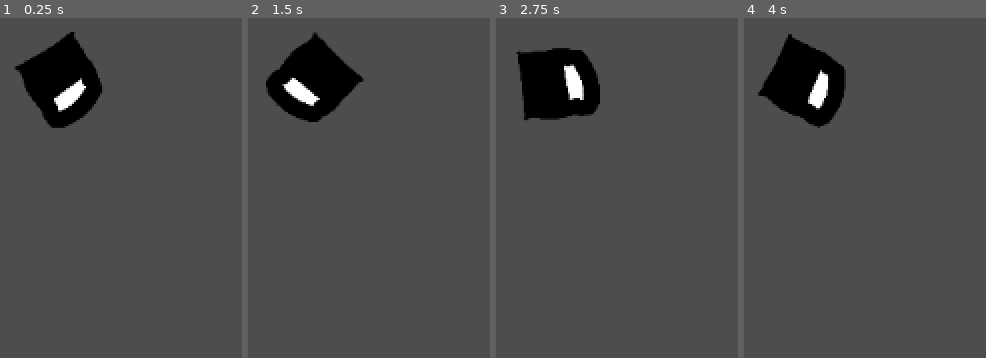
Above: before the commit, frames 1-4 (left to right).
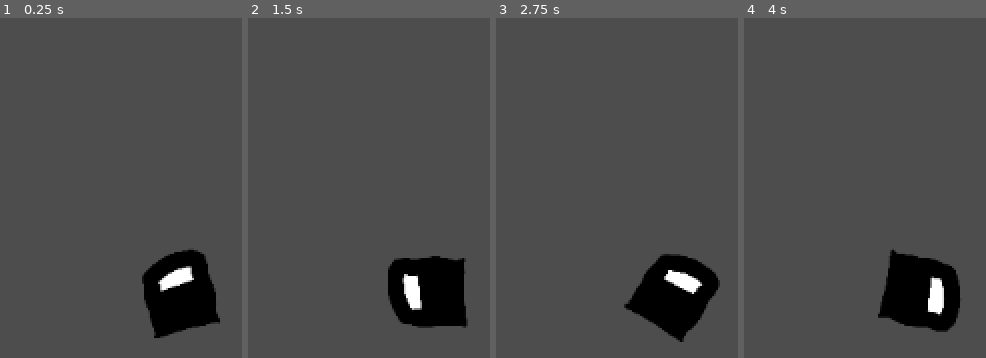
Above: after the commit, the same moments.

Repository: CarrascosaArnaud/jamegam39
Game: Godot game, scene res://scenes/world.tscn
Same seed, same stepped clock (60 frames per second), same inputs: the game is played once before the commit and once after it.
Inputs (mouse positions are in pixels of both pictures, inside the frame that each line leads up to):
- Up to frame 1 (0.25 s): no input
- Up to frame 2 (1.5 s): tap Enter at 0.5 s; move the mouse to (outside the picture) at 0.52 s; tap Space at 1.25 s; move the mouse to (outside the picture) at 1.27 s
- Up to frame 3 (2.75 s): tap Enter at 2 s; move the mouse to (outside the picture) at 2.02 s
- Up to frame 4 (4 s): tap Space at 2.75 s; move the mouse to (outside the picture) at 2.77 s; tap Enter at 3.5 s; move the mouse to (outside the picture) at 3.52 s

The runs differ from the first frame. In frame 1, 12% of the frame differs, in the area x 5-91%, y 4-95%; in frame 2, 12%; in frame 3, 12%; in frame 4, 12%, in the area x 5-90%, y 4-93%.

Commit message:
Pti changement trkl

Diff:
--- a/project.godot
+++ b/project.godot
@@ -49,17 +49,15 @@
 Action={
 "deadzone": 0.5,
 "events": [Object(InputEventKey,"resource_local_to_scene":false,"resource_name":"","device":-1,"window_id":0,"alt_press …(192 unchanged characters)…
-, Object(InputEventMouseButton,"resource_local_to_scene":false,"resource_name":"","device":-1,"window_id":0,"alt_pressed":false,"shift_pressed":false,"ctrl_pressed":false,"meta_pressed":false,"button_mask":2,"position":Vector2(112, 25),"global_position":Vector2(121, 71),"factor":1.0,"button_index":2,"canceled":false,"pressed":true,"double_click":false,"script":null)
 ]
 }
 Attack={
 "deadzone": 0.5,
 "events": [Object(InputEventKey,"resource_local_to_scene":false,"resource_name":"","device":-1,"window_id":0,"alt_press …(192 unchanged characters)…
-, Object(InputEventMouseButton,"resource_local_to_scene":fal …(106 unchanged characters)… alse,"meta_pressed":false,"button_mask":1,"position":Vector2(229, 18),"global_position":Vector2(238, 64),"factor":1.0,"button_index":1,"canceled":false,"pressed":true,"double_click":false,"script":null)
+, Object(InputEventMouseButton,"resource_local_to_scene":fal …(106 unchanged characters)… alse,"meta_pressed":false,"button_mask":0,"position":Vector2(0, 0),"global_position":Vector2(0, 0),"factor":1.0,"button_index":2,"canceled":false,"pressed":false,"double_click":false,"script":null)
 ]
 }
 
 [physics]
 
-2d/default_gravity=0.0
 2d/default_gravity_vector=Vector2(0, 0)
--- a/scenes/player.tscn
+++ b/scenes/player.tscn
@@ -7,10 +7,7 @@
 [sub_resource type="GDScript" id="GDScript_quhyo"]
 script/source = "extends CharacterBody2D
 
-
 const SPEED = 3000.0
-
-
 
 func _physics_process(delta: float) -> void:
 
@@ -24,13 +21,17 @@
 		velocity.x = move_toward(velocity.x, 0, SPEED)
 		velocity.y = move_toward(velocity.y, 0, SPEED)
 
+	move_and_slide()
+
 	if Input.is_action_just_pressed(\"Action\"):
 		#Mettre un CD (timer)
 		#Mettre un indicateur visuel
 		global_position = get_global_mouse_position()
+		#var tween = create_tween()
+		#tween.tween_property(self, \"global_position\", get_global_mouse_position(), 0.)
 
-	move_and_slide()
-
+	if Input.is_action_just_pressed(\"Attack\"):
+		pass
 "
 
 [sub_resource type="CircleShape2D" id="CircleShape2D_k7snd"]
--- a/scenes/world.tscn
+++ b/scenes/world.tscn
@@ -5,5 +5,5 @@
 [node name="World" type="Node2D"]
 
 [node name="Player" parent="." instance=ExtResource("2_1mq22")]
-position = Vector2(500, 200)
+position = Vector2(583, 351)
 scale = Vector2(0.25, 0.25)
Not shown: 1 places in scenes/bullet.tscn that only renumber resources
